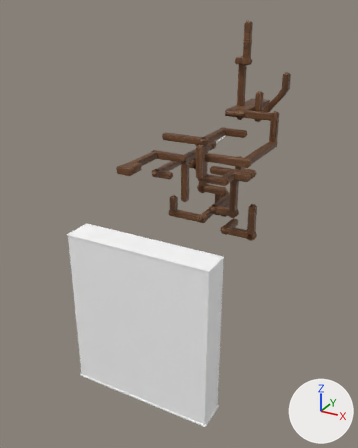
An edit to the FBX model Assets/Meshes/level_6_mesh.fbx, drawn before and after from the same camera.
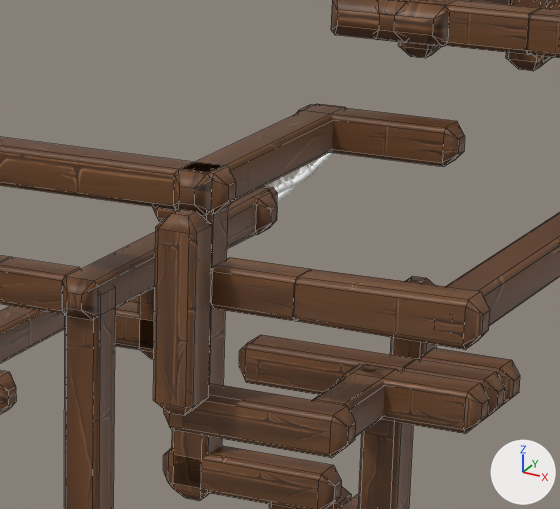
Each version appears first whole from a 50 mm lens placed at (30.1, -55.5, 49.2), pointed at (-2.3, 3.5, 19.8), and next in a close-up on the part from 48% to 73% of the width and 25% to 43% of the height. The axes (+X, +Y, +Z) are drawn at lower right. The lights are the same throughout. The close-ups show mesh edges as thin lines. Where no turn or scale is listed for an object, it has been applied to the vertices.

The first close-up shows 'fake_block', 'fake_block5', 'real_block', 'real_block10', 'real_block2', 'real_block26', 'real_block3', 'real_block33', 'real_block37', 'real_block5', 'real_block6', 'real_block7'.
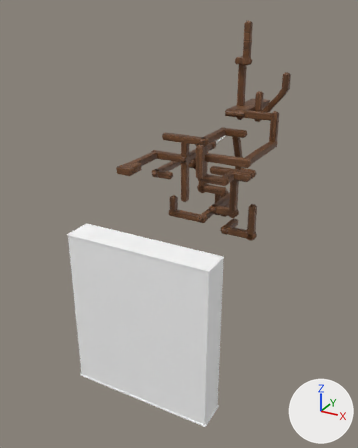
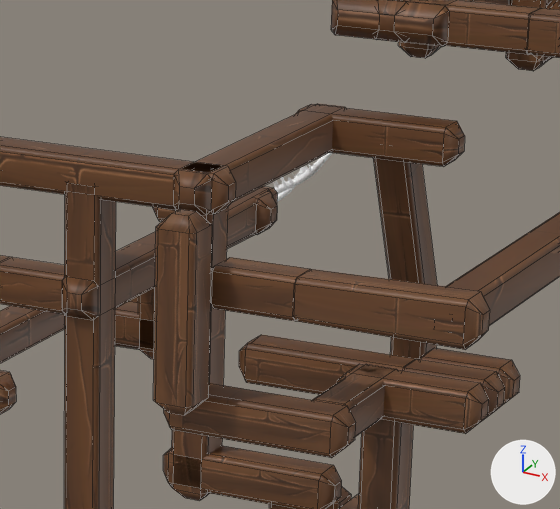
Commit message: level 6 updated
level 6 updated

Where the newer file only moved an object's origin or applied its transform, the numbers keep the older frame.

Boxes [x1, y1, x2, y2] around the edits, measured in the close-ups (560 x 509 px):
'real_block10', reshaped
    before: [64, 286, 115, 509]
    after: [64, 183, 116, 509]
'real_block48', added (brown)
    after: [373, 158, 437, 285]

The change in detail:
me_mesh_026 has 24 vertices, 26 faces and spans x -0.5..0.5, y -0.5..0.5, z -3.6..3.6.
me_mesh_026 is used by ob_real_block10; location (-3.48, 7.5, 25.32).
me_mesh_026 part 1: all 12 vertices in x -0.5..0.5, y -0.5..0.5, z 3.3..3.6 are moved by (0.0, 0.0, 2.69).
Mesh me_mesh_054 is new.
It has 24 vertices, 26 faces and spans x -0.5..0.5, y -1.4..1.4, z -2.68..2.68.
It uses material mat_lambert2 (picture img_hand_painted_wood_19_06_2018_tga).
Object 'real_block48' (ob_real_block48) is new; it shows me_mesh_054.
Its location is (1.5, 15.46, 29.19).
